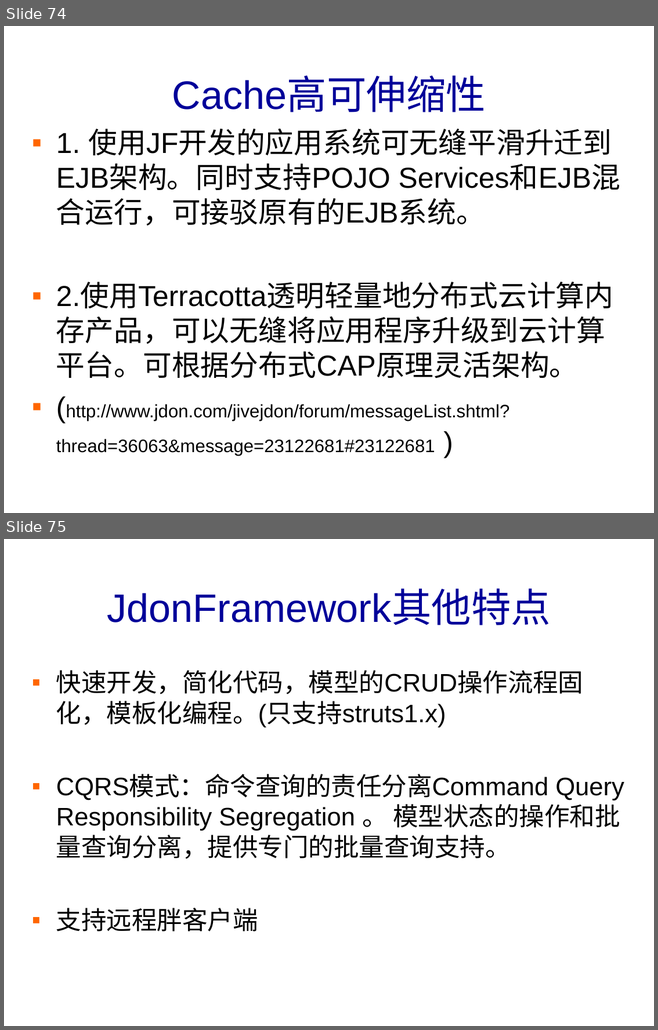
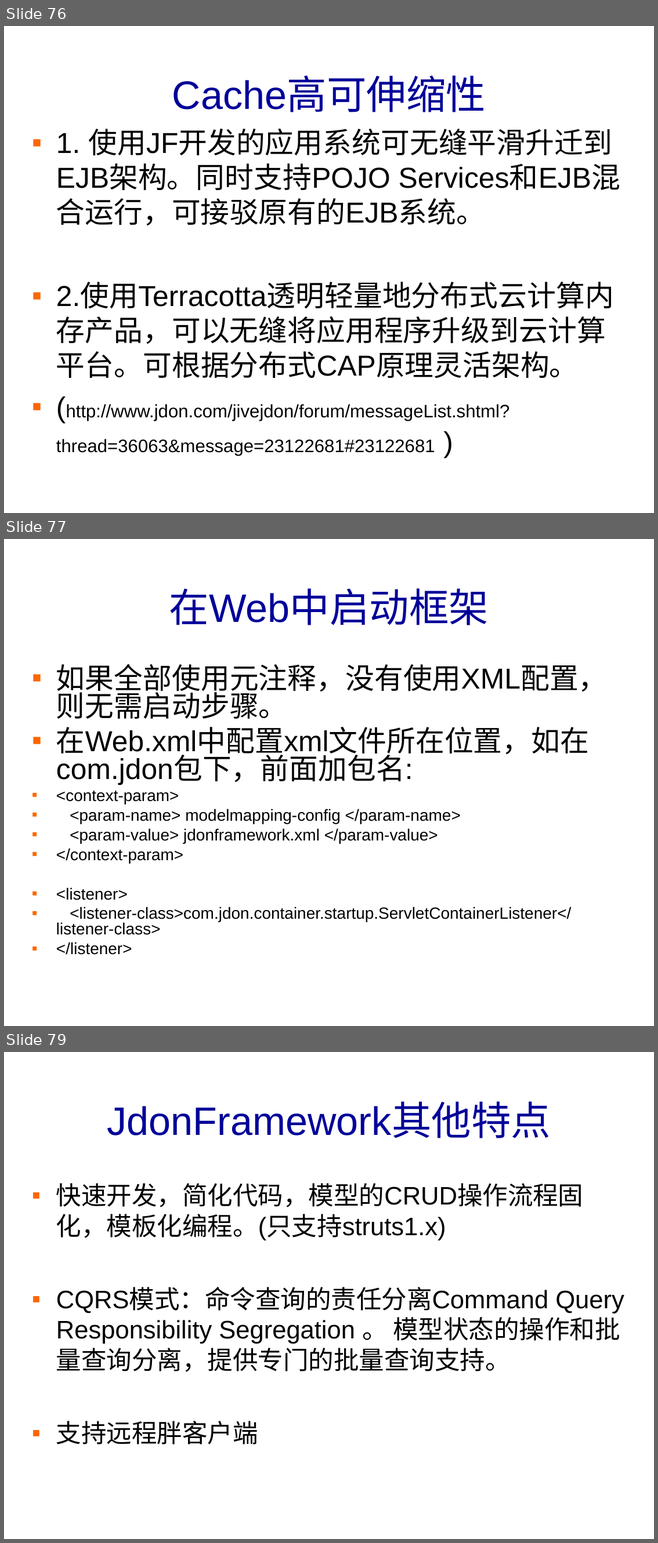
Before and after one commit to banq/jdonframework, a slide deck: doc/chinese/JdonFramework.ppt. Shown one above the other, each under a label of ours: slides 74 and 75 before the commit, slides 76, 77 and 79 after it; the slides between them are not shown. The pictures are 658x1030 and 658x1543 pixels, drawn with LibreOffice and Linux fonts; fonts in the diff are those of the drawing; background and template pictures are left out. Boxes give left, top, right and bottom in pixels: in the first picture for what was removed or moved away, otherwise in the second. Text is boxed around its words. In the diff, an @@ line names an element or a change of style, - is before the commit and + after.

```diff
--- a/doc/chinese/JdonFramework.ppt
+++ b/doc/chinese/JdonFramework.ppt
@@ slide 77 added at (4,539,654,1026), background picture (left out) @@
@@ title added at (169,588,488,625), 44 pt, text #000099 @@
+在Web中启动框架
@@ text added at (56,664,607,955), 18 pt, text #000000 @@
+▪ 如果全部使用元注释，没有使用XML配置，则无需启动步骤。
+▪ 在Web.xml中配置xml文件所在位置，如在com.jdon包下，前面加包名:
+▪ <context-param>
+▪ <param-name> modelmapping-config </param-name>
+▪ <param-value> jdonframework.xml </param-value>
+▪ </context-param>
+▪ <listener>
+▪ <listener-class>com.jdon.container.startup.ServletContainerListener</listener-class>
+▪ </listener>
@@ what was slide 74 is now slide 76 @@
@@ what was slide 75 is now slide 79 @@
```
Also in this commit, not shown: 3 slides changed, 3 other slides added, 16 other files.
